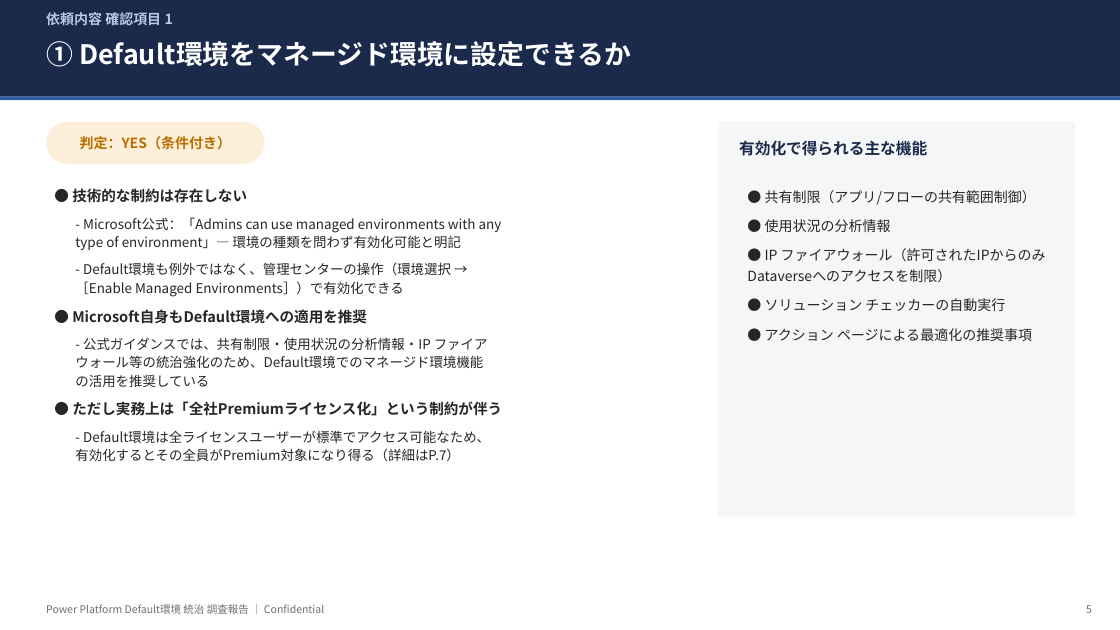
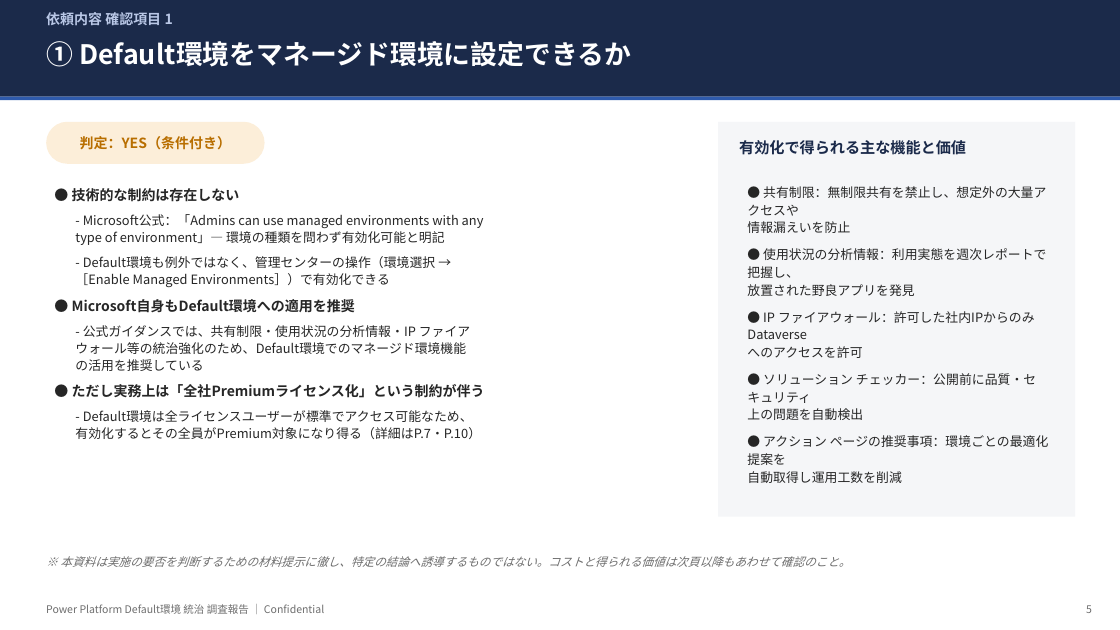
Before and after one commit to takuyanakamura881awc-beep/awc-naka881-repo, a slide deck: slide 5 of docs/PowerPlatform_DefaultEnv_Governance_Report.pptx. Drawn at 1120x630 pixels with LibreOffice and Linux fonts; fonts in the diff are those of the drawing. Boxes give left, top, right and bottom in pixels: in the first picture for what was removed or moved away, otherwise in the second. Text is boxed around its words. In the diff, an @@ line names an element or a change of style, - is before the commit and + after.

```diff
--- a/docs/PowerPlatform_DefaultEnv_Governance_Report.pptx
+++ b/docs/PowerPlatform_DefaultEnv_Governance_Report.pptx
@@ text at (x1=739, y1=140, x2=966, y2=155): text changed; size 13.5 to 13 pt @@
-有効化で得られる主な機能
+有効化で得られる主な機能と価値
@@ text at (x1=72, y1=188, x2=485, y2=398): size 12.5 to 12 pt in "● 技術的な制約は存在しない", "● Microsoft自身もDefault環境への適用を推奨", "● ただし実務上は「全社Premiumライセンス化」という制約が伴う"; size 11.5 to 11 pt in "- Microsoft公式：「Admins can use managed environments with ...", "- Default環境も例外ではなく、管理センターの操作（環境選択 → ［Enable Managed Environm ...", "- 公式ガイダンスでは、共有制限・使用状況の分析情報・IP ファイア ウォール等の統治強化のため、Default環境での ..."; line spacing 1.13 to 1.1; less space between paragraphs @@
@@ text at (x1=747, y1=186, x2=1049, y2=483): text changed; size 12 to 11 pt @@
-● 共有制限（アプリ/フローの共有範囲制御）
-● 使用状況の分析情報
-● IP ファイアウォール（許可されたIPからのみDataverseへのアクセスを制限）
-● ソリューション チェッカーの自動実行
-● アクション ページによる最適化の推奨事項
+● 共有制限：無制限共有を禁止し、想定外の大量アクセスや
+情報漏えいを防止
+● 使用状況の分析情報：利用実態を週次レポートで把握し、
+放置された野良アプリを発見
+● IP ファイアウォール：許可した社内IPからのみDataverse
+へのアクセスを許可
+● ソリューション チェッカー：公開前に品質・セキュリティ
+上の問題を自動検出
+● アクション ページの推奨事項：環境ごとの最適化提案を
+自動取得し運用工数を削減
@@ text at (x1=75, y1=410, x2=481, y2=439): text changed; size 11.5 to 11 pt @@
-- Default環境は全ライセンスユーザーが標準でアクセス可能なため、
-有効化するとその全員がPremium対象になり得る（詳細はP.7）
+- Default環境は全ライセンスユーザーが標準でアクセス可能なため、
+有効化するとその全員がPremium対象になり得る（詳細はP.7・P.10）
@@ text added at (x1=60, y1=556, x2=850, y2=567), 10 pt, text #6E6E6E, italic @@
+※ 本資料は実施の要否を判断するための材料提示に徹し、特定の結論へ誘導するものではない。コストと得られる価値は次頁以降もあわせて確認のこと。
```
Also in this commit, not shown: 12 other slides changed, 1 slide added.
